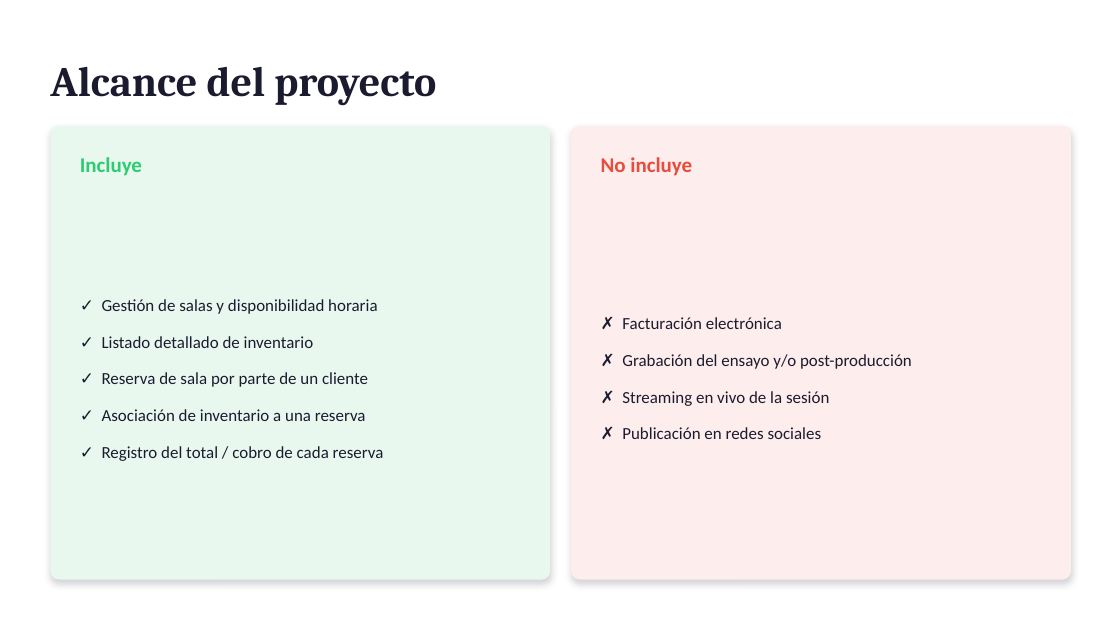
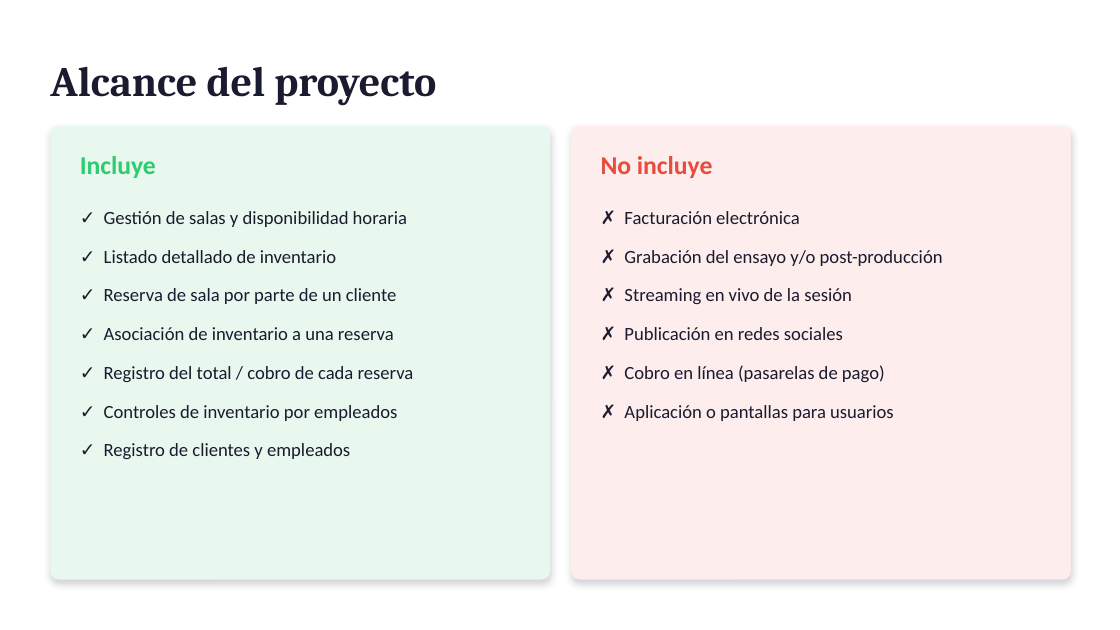
Before and after one commit to SancLucas/Base-de-Datos--Salas-de-Ensayo, a slide deck: slide 4 of Pua_de_Rosa_Deck.pptx. Drawn at 1120x630 pixels with LibreOffice and Linux fonts; fonts in the diff are those of the drawing. Boxes give left, top, right and bottom in pixels: in the first picture for what was removed or moved away, otherwise in the second. Text is boxed around its words. In the diff, an @@ line names an element or a change of style, - is before the commit and + after.

```diff
--- a/Pua_de_Rosa_Deck.pptx
+++ b/Pua_de_Rosa_Deck.pptx
@@ text "Incluye" at [80, 156, 156, 178]: size 18 to 22 pt @@
@@ text "No incluye" at [601, 156, 713, 178]: size 18 to 22 pt @@
@@ text "✓ Gestión de salas y ...": place and size @@
-text "✓ Gestión de salas y ..." at [102, 299, 384, 461]
+text "✓ Gestión de salas y ..." at [104, 211, 414, 459]
@@ text "✓ Gestión de salas y ..." at [104, 211, 414, 459]: vertical alignment middle to top @@
@@ text "✗ Facturación electrónica" at [624, 211, 943, 421]: vertical alignment middle to top @@
@@ text "✗ Facturación electrónica": place and size @@
-text "✗ Facturación electrónica" at [622, 317, 912, 439]
+text "✗ Facturación electrónica" at [624, 211, 943, 421]
@@ text at [104, 211, 414, 382]: size 14.5 to 16 pt in "✓ Gestión de salas y disponibilidad horaria", "✓ Listado detallado de inventario", "✓ Reserva de sala por parte de ...", "✓ Asociación de inventario a una reserva" and 1 more places @@
@@ text at [624, 211, 943, 340]: size 14.5 to 16 pt in "✗ Facturación electrónica", "✗ Grabación del ensayo y/o post-producción", "✗ Streaming en vivo de la sesión", "✗ Publicación en redes sociales" @@
@@ text at [624, 365, 894, 421]: paragraphs added @@
+✗ Cobro en línea (pasarelas de pago)
+✗ Aplicación o pantallas para usuarios
@@ text at [104, 405, 397, 459]: paragraphs added @@
+✓ Controles de inventario por empleados
+✓ Registro de clientes y empleados
```
Also in this commit, not shown: 9 other slides changed, 1 slide added.
